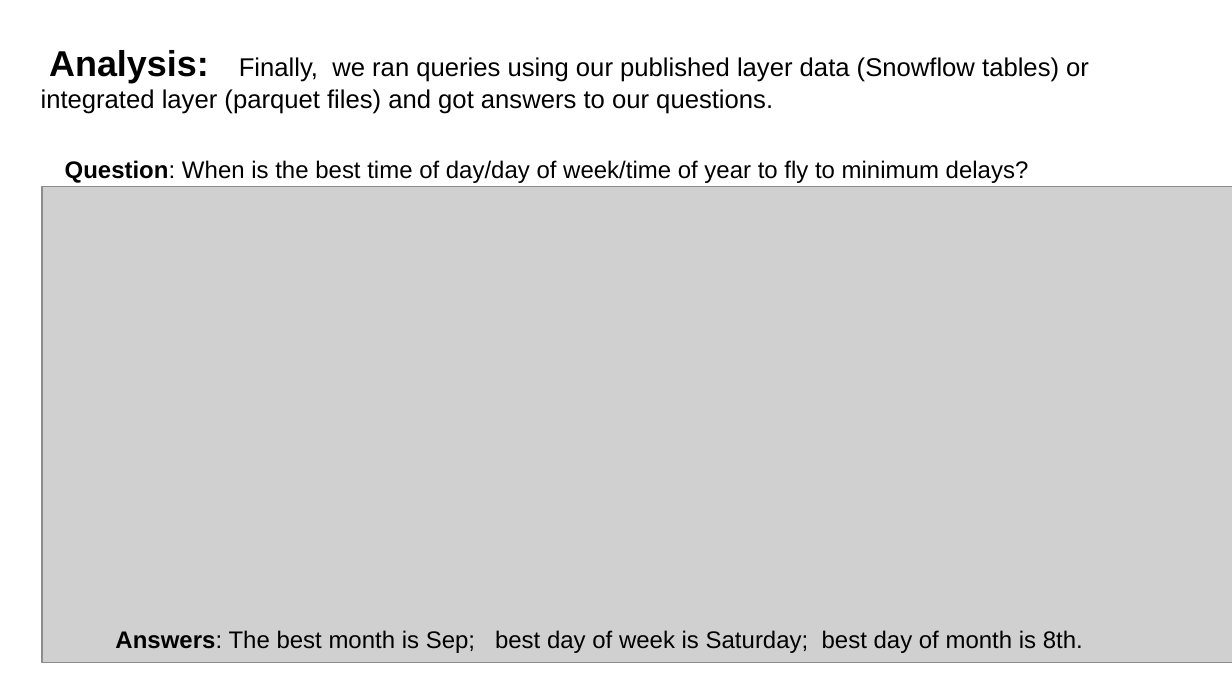
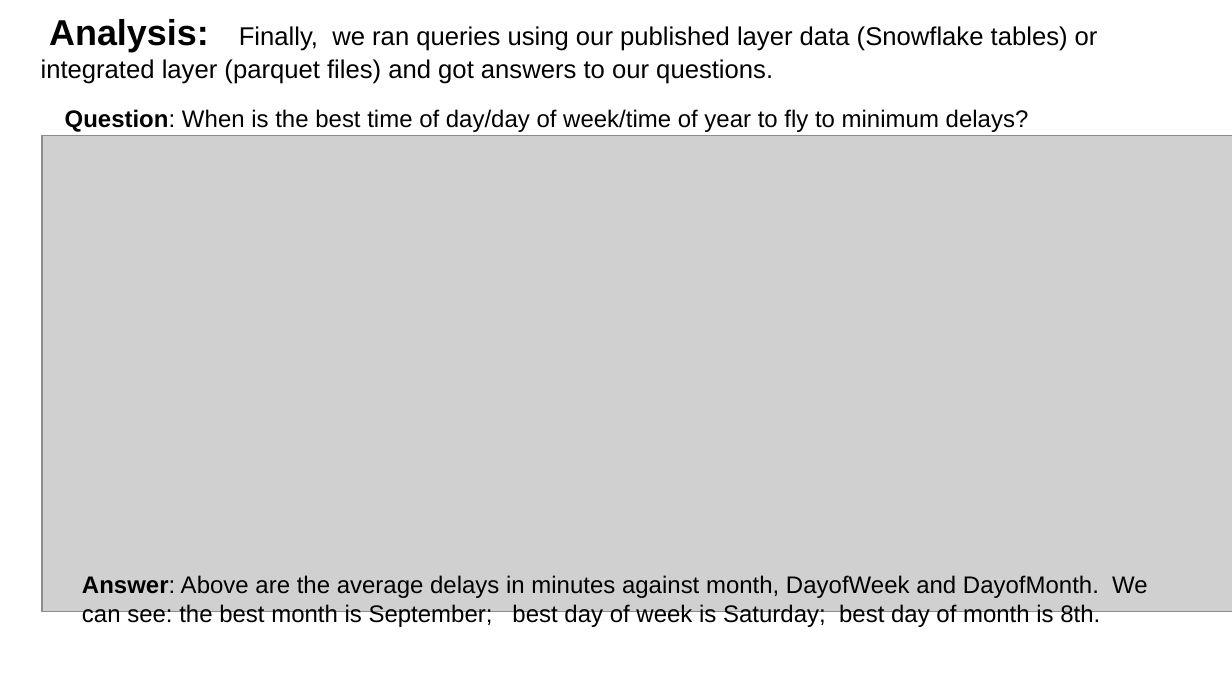
Before and after one commit to huangc11/Springboard, a slide deck: slide 8 of proj_03_Capstone/step_10 presentation/Air Time On Time System.pptx. Drawn at 1232x693 pixels with LibreOffice and Linux fonts; fonts in the diff are those of the drawing; grey boxes stand for pictures. Boxes give left, top, right and bottom in pixels: in the first picture for what was removed or moved away, otherwise in the second. Text is boxed around its words. In the diff, an @@ line names an element or a change of style, - is before the commit and + after.

Commit message:
update presentation

```diff
--- a/proj_03_Capstone/step_10 presentation/Air Time On Time System.pptx
+++ b/proj_03_Capstone/step_10 presentation/Air Time On Time System.pptx
@@ text at (41, 19, 1098, 84): text changed @@
-Analysis: Finally, we ran queries using our published layer data (Snowflow tables) or integrated layer (parquet files) and got answers to our questions.
+Analysis: Finally, we ran queries using our published layer data (Snowflake tables) or integrated layer (parquet files) and got answers to our questions.
@@ title "Question: When is the best ...": place and size @@
-title "Question: When is the best ..." at (65, 160, 1029, 183)
+title "Question: When is the best ..." at (65, 109, 1029, 132)
@@ picture: place and size @@
-picture at (42, 186, 1232, 663)
+picture at (42, 136, 1232, 612)
@@ text at (82, 575, 1148, 628): text changed @@
-Answers: The best month is Sep; best day of week is Saturday; best day of month is 8th.
+Answer: Above are the average delays in minutes against month, DayofWeek and DayofMonth. We can see: the best month is September; best day of week is Saturday; best day of month is 8th.
```
Also in this commit, not shown: 4 other slides changed, 1 slide added, 1 slide removed.
